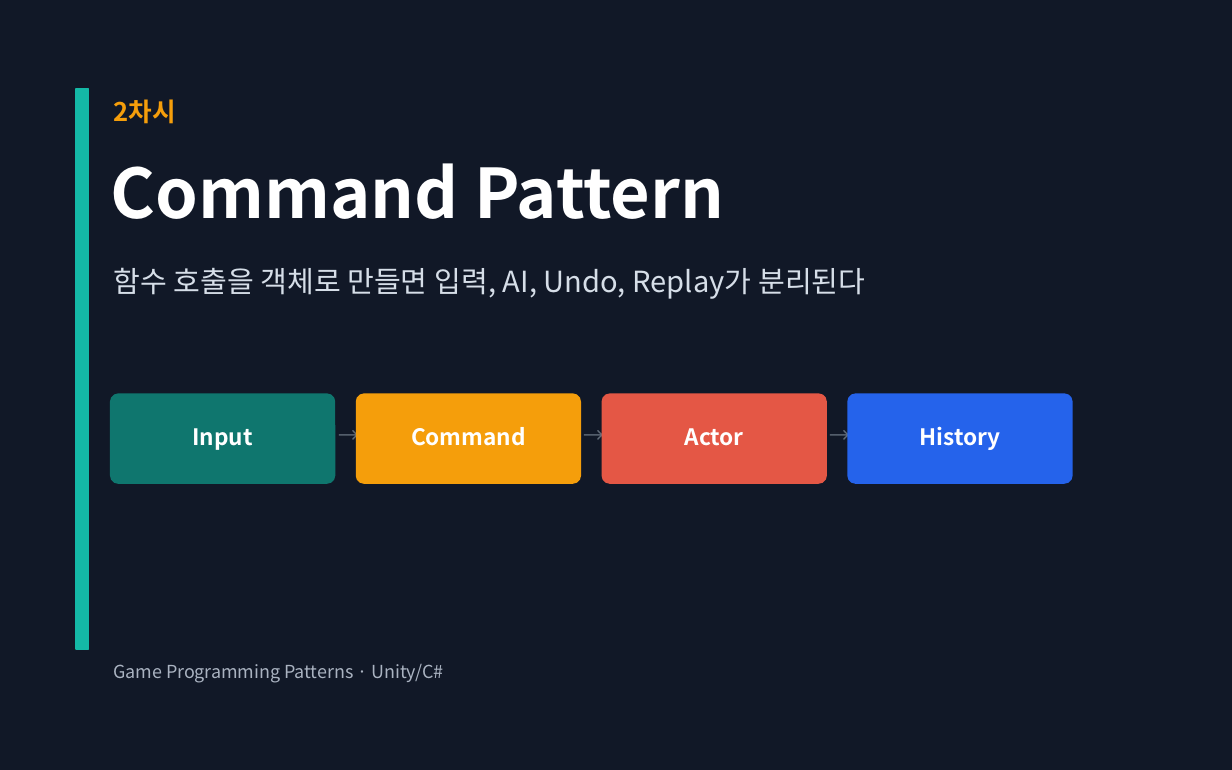
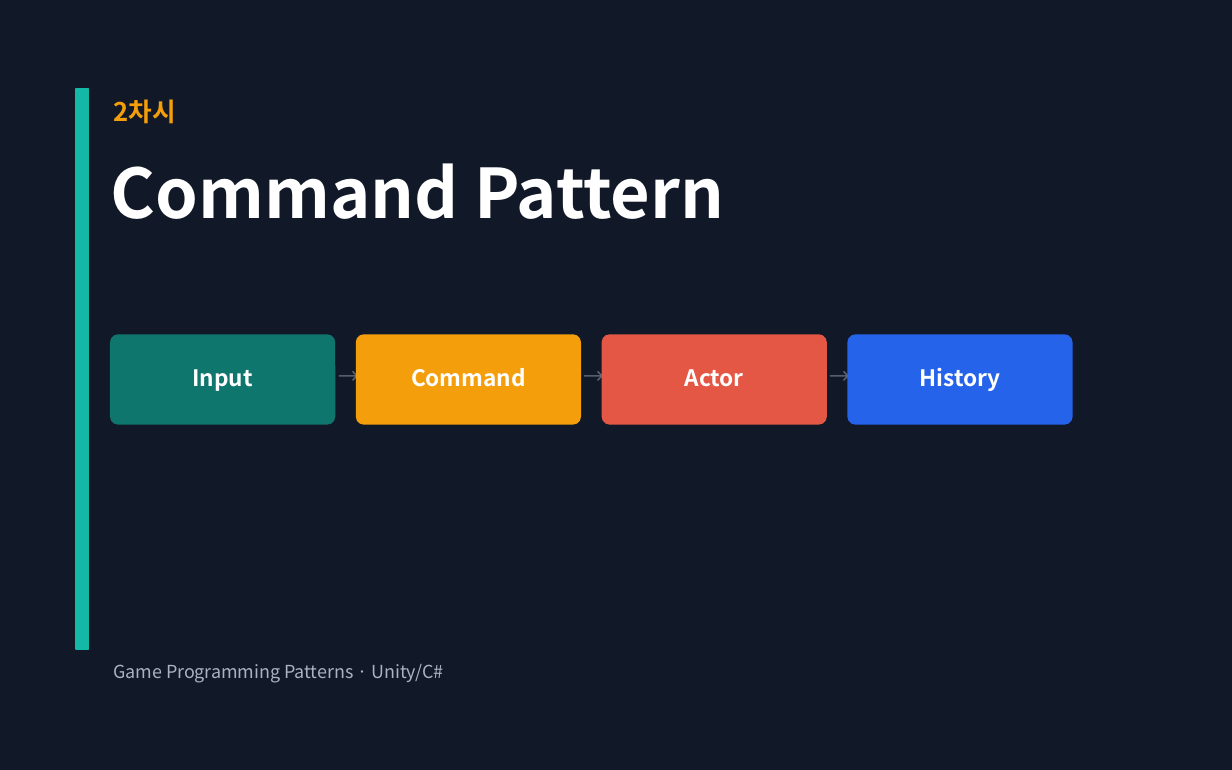
Before and after one commit to Meerkat-GMD/unity-programming-pattern, a slide deck: slide 1 of 강의자료/유니티 프로그래밍 패턴 2차시 - Command Pattern.pptx. Drawn at 1232x770 pixels with LibreOffice and Linux fonts; fonts in the diff are those of the drawing. Boxes give left, top, right and bottom in pixels: in the first picture for what was removed or moved away, otherwise in the second. Text is boxed around its words. In the diff, an @@ line names an element or a change of style, - is before the commit and + after.

Commit message:
Remove slide subtitles from Command Pattern PPT

```diff
--- a/강의자료/유니티 프로그래밍 패턴 2차시 - Command Pattern.pptx
+++ b/강의자료/유니티 프로그래밍 패턴 2차시 - Command Pattern.pptx
@@ text removed at (x1=113, y1=267, x2=865, y2=299) @@
-함수 호출을 객체로 만들면 입력, AI, Undo, Replay가 분리된다
@@ 7 texts, 4 rounded rectangles moved together from (x1=111, y1=394, x2=1071, y2=483) to (x1=111, y1=335, x2=1071, y2=424) @@
```
Also in this commit, not shown: 32 other slides changed.
